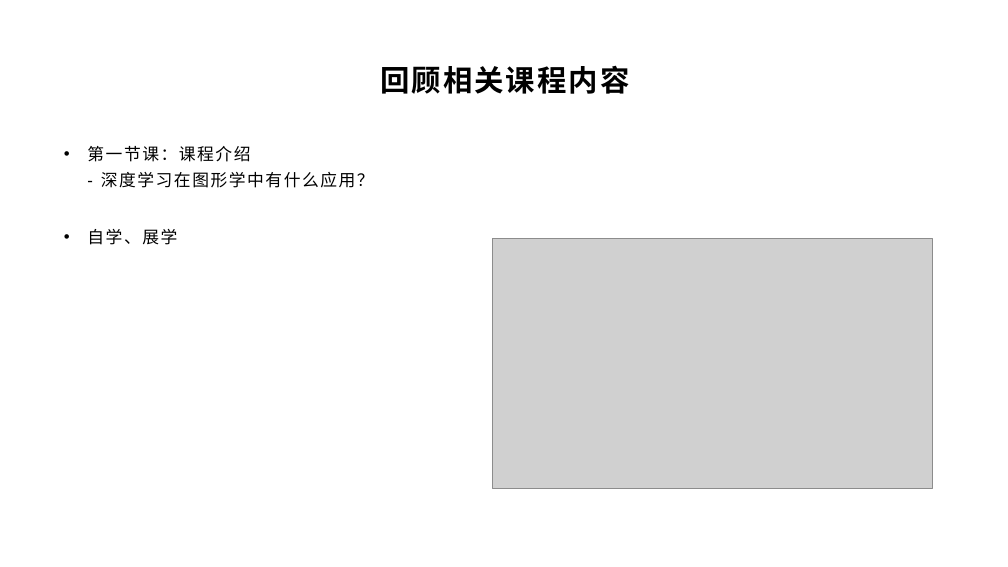
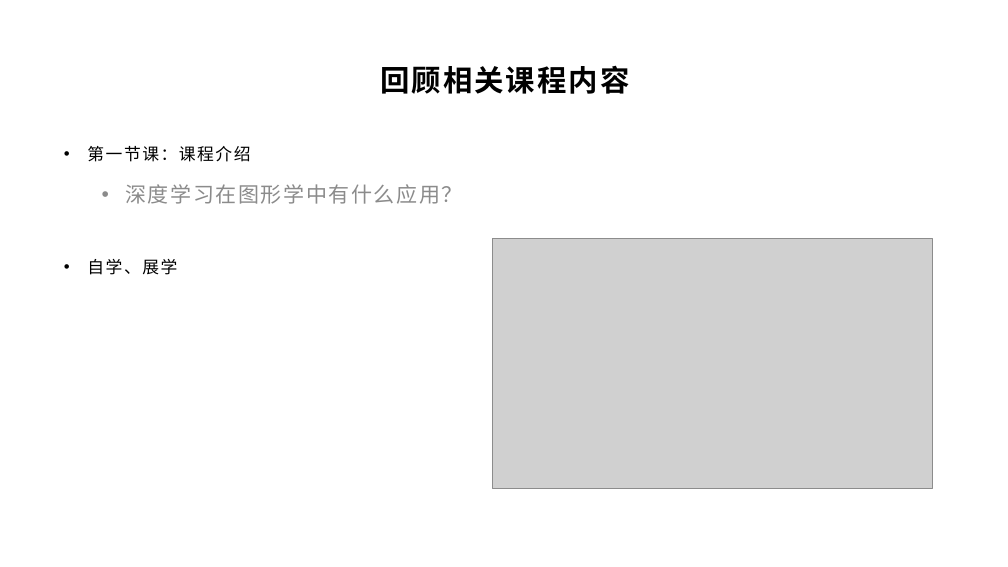
Before and after one commit to yyc-git/DeepLearningEdu, a slide deck: slide 5 of lessons/2_gender_analyze/ppt/“判断性别”Demo需求分析和初步设计（上）.pptx. Drawn at 1008x567 pixels with LibreOffice and Linux fonts; fonts in the diff are those of the drawing; grey boxes stand for pictures; background and template pictures are left out. Boxes give left, top, right and bottom in pixels: in the first picture for what was removed or moved away, otherwise in the second. Text is boxed around its words. In the diff, an @@ line names an element or a change of style, - is before the commit and + after.

```diff
--- a/lessons/2_gender_analyze/ppt/“判断性别”Demo需求分析和初步设计（上）.pptx
+++ b/lessons/2_gender_analyze/ppt/“判断性别”Demo需求分析和初步设计（上）.pptx
@@ text at bbox=[87, 146, 463, 204]: text changed; size 16 to 20 pt; text colour #000000 to #8C8C8C @@
-• 第一节课：课程介绍
-  - 深度学习在图形学中有什么应用？
+• 第一节课：课程介绍
+  • 深度学习在图形学中有什么应用？
```
Also in this commit, not shown: 4 other files.
